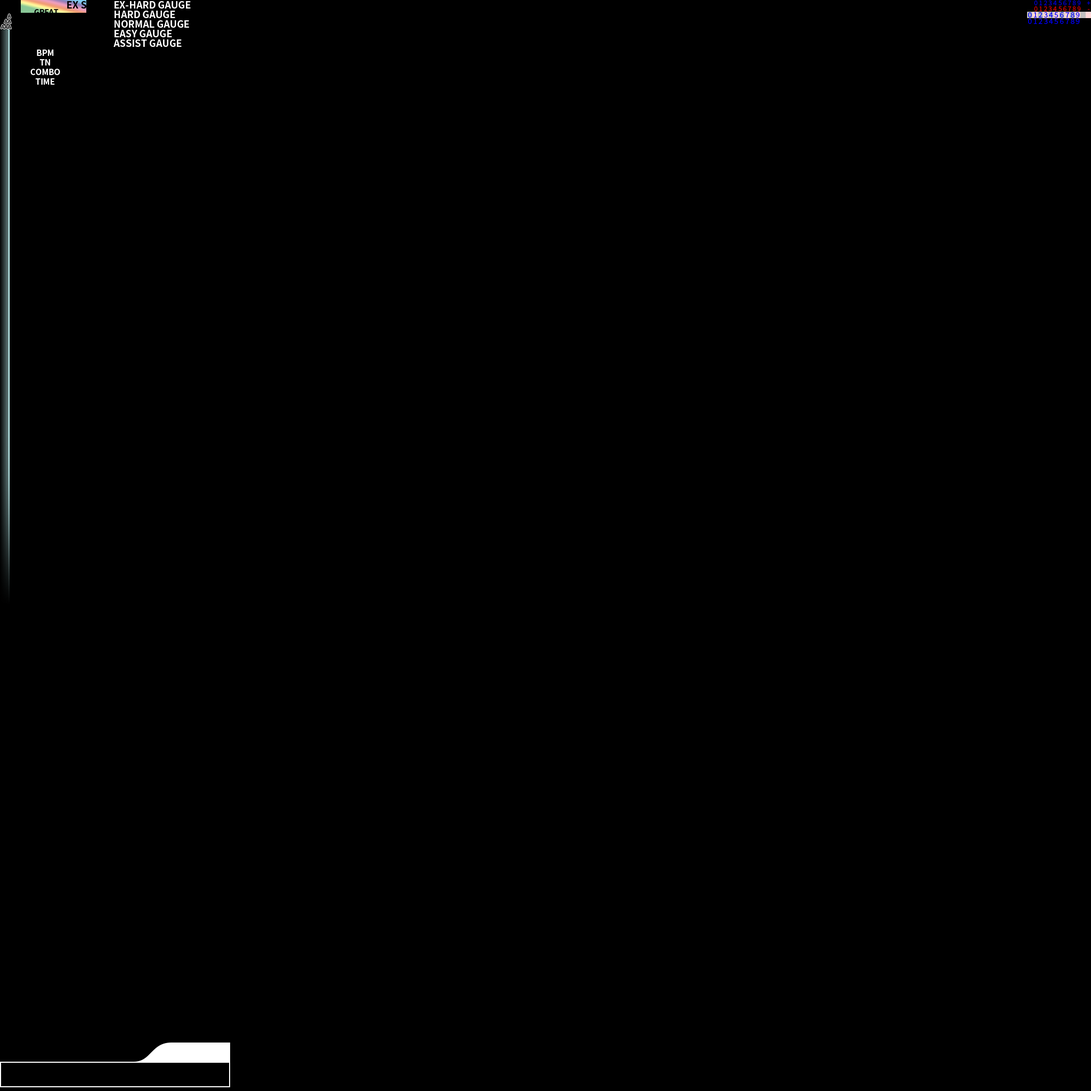
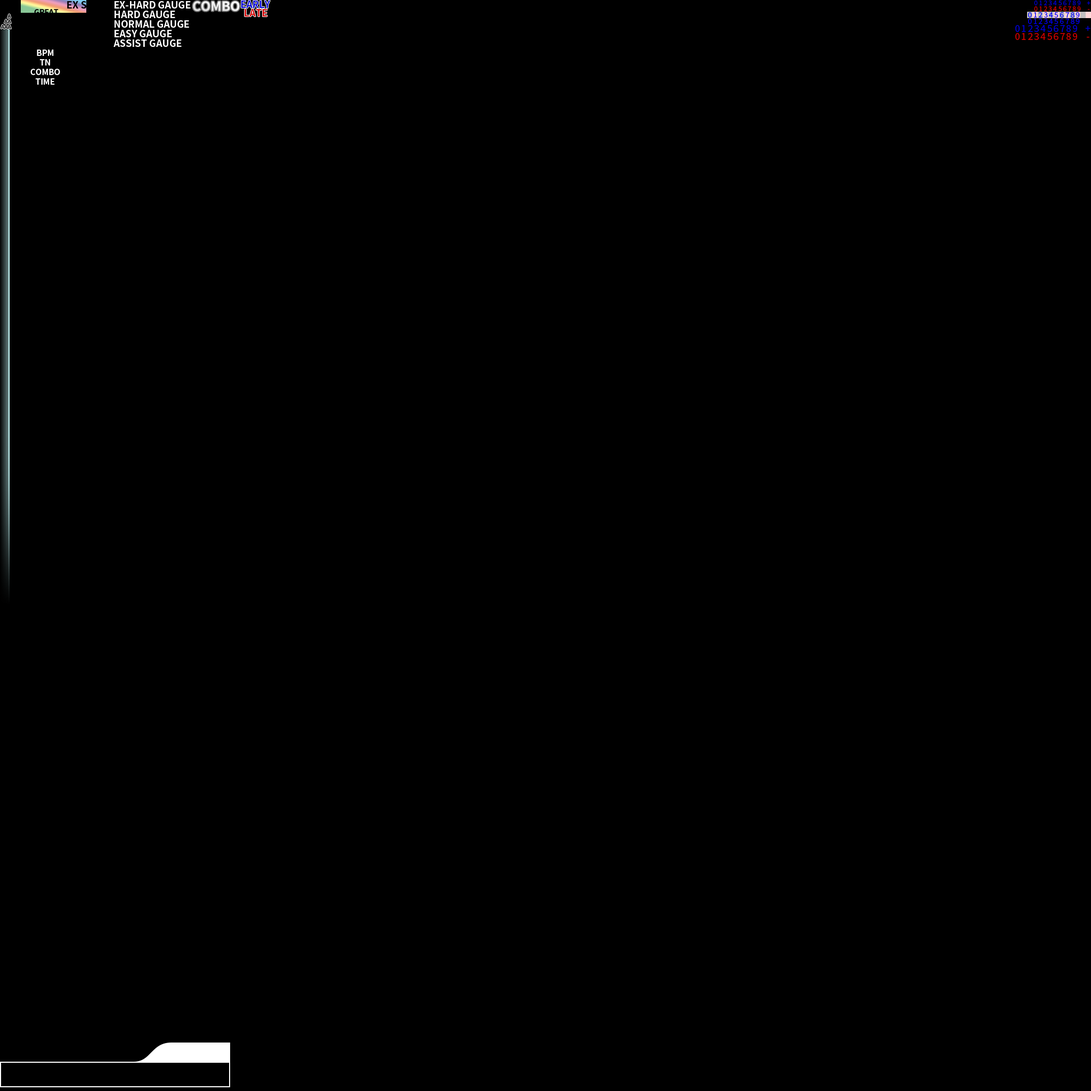
Layer changes from the first (1091, 1091) image to the second:
added group "18px" with 37 layers in group "numbers" over 1015, 25, 1091, 40
added group "num のコピー" with 11 layers in group "18px" over 1015, 33, 1090, 40
added layer "8" (1st of 6, in "numbers" › "18px" › "num のコピー") in group "num のコピー" over 1066, 33, 1072, 40
added layer "7" (1st of 6, in "numbers" › "18px" › "num のコピー") in group "num のコピー" over 1060, 33, 1066, 40
added layer "5" (1st of 6, in "numbers" › "18px" › "num のコピー") in group "num のコピー" over 1047, 33, 1053, 40
added layer "0" (1st of 6, in "numbers" › "18px" › "num のコピー") in group "num のコピー" over 1015, 33, 1021, 40
added layer "2" (1st of 6, in "numbers" › "18px" › "num のコピー") in group "num のコピー" over 1028, 33, 1034, 40
added layer "3" (1st of 6, in "numbers" › "18px" › "num のコピー") in group "num のコピー" over 1034, 33, 1040, 40
added layer "4" (1st of 6, in "numbers" › "18px" › "num のコピー") in group "num のコピー" over 1040, 33, 1047, 40
added group "num" with 11 layers in group "18px" over 1015, 25, 1091, 32
added layer "8" (2nd of 6, in "numbers" › "18px" › "num") in group "num" over 1066, 25, 1072, 32
added layer "7" (2nd of 6, in "numbers" › "18px" › "num") in group "num" over 1060, 25, 1066, 32
added layer "5" (2nd of 6, in "numbers" › "18px" › "num") in group "num" over 1047, 25, 1053, 32
added layer "0" (2nd of 6, in "numbers" › "18px" › "num") in group "num" over 1015, 25, 1021, 32
added layer "2" (2nd of 6, in "numbers" › "18px" › "num") in group "num" over 1028, 25, 1034, 32
added layer "4" (2nd of 6, in "numbers" › "18px" › "num") in group "num" over 1040, 25, 1047, 32
added group "early late" with 2 layers above "COMBO" over 240, 0, 271, 18
added layer "LATE" in group "early late" over 244, 8, 269, 18
added layer "EARLY" in group "early late" over 240, 0, 271, 9
added layer "COMBO" (1st of 2) above "outer 1080px" over 191, 0, 241, 13
…and 8 more changes (8 added)
